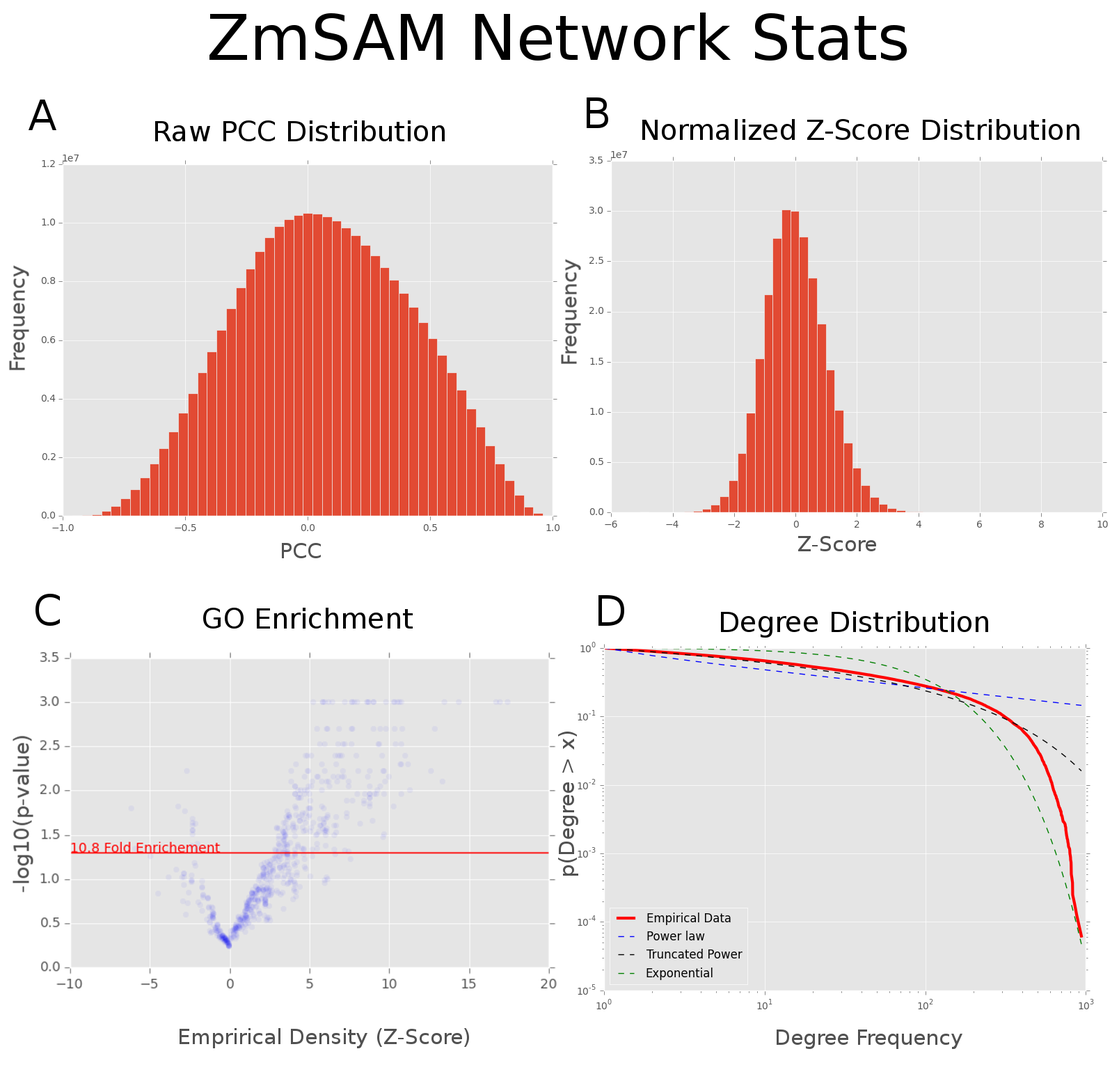
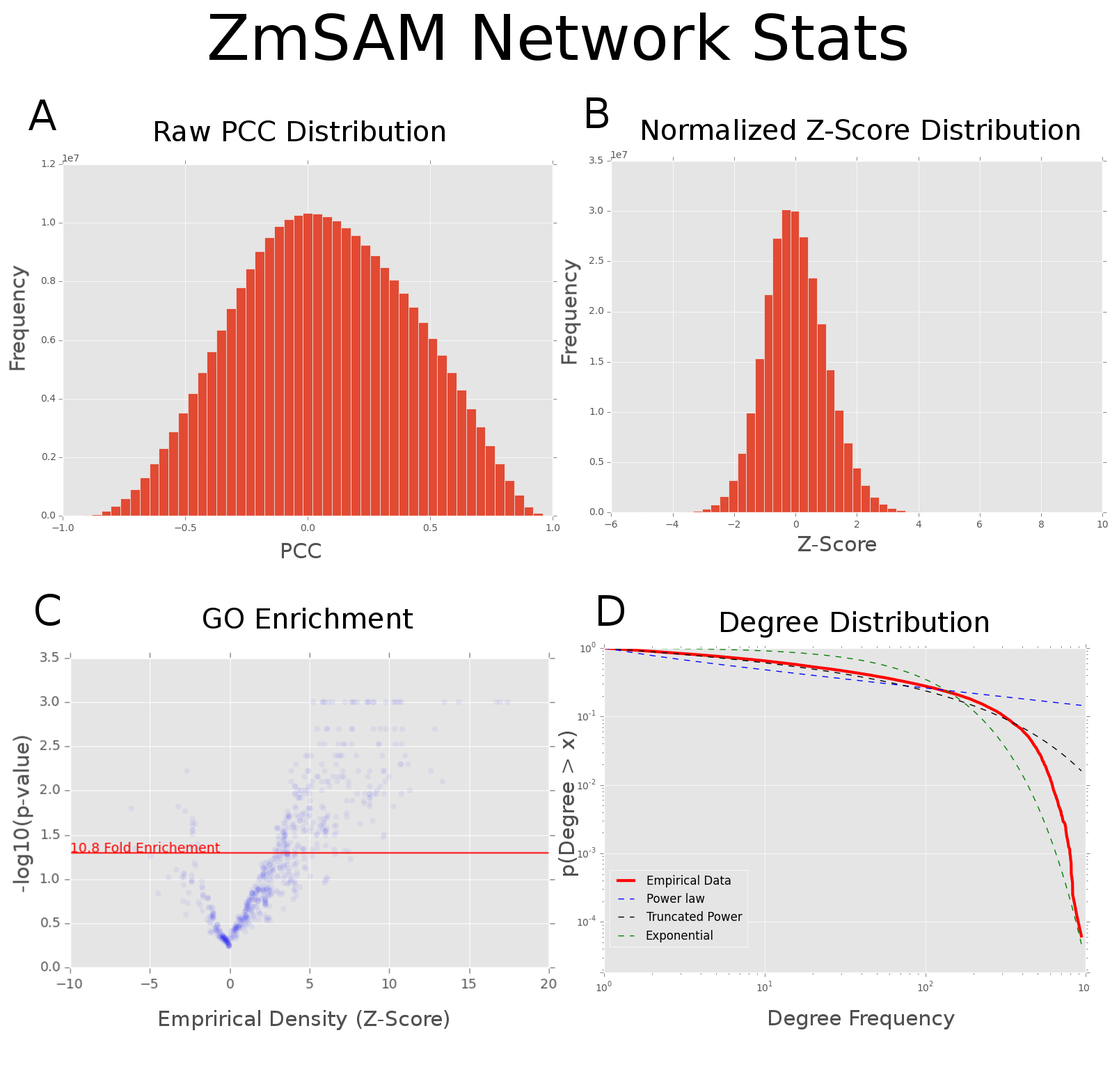
Before/after of a 1119px x 1065px layered artwork. What changed in the layer stack:
added layer "Empirical Density" above "Degree Freq" over [159, 1009, 449, 1030]
added layer "Degree Freq" above "Pasted Layer #2" over [768, 1009, 955, 1030]
added layer "Pasted Layer #2" above "Pasted Layer #1" over [609, 869, 749, 948]
painted on "Pasted Layer" over [179, 1027, 963, 1049]
painted on "Supp Fig 2 - ZmSAM Health.tiff" over [174, 907, 1094, 1049]
